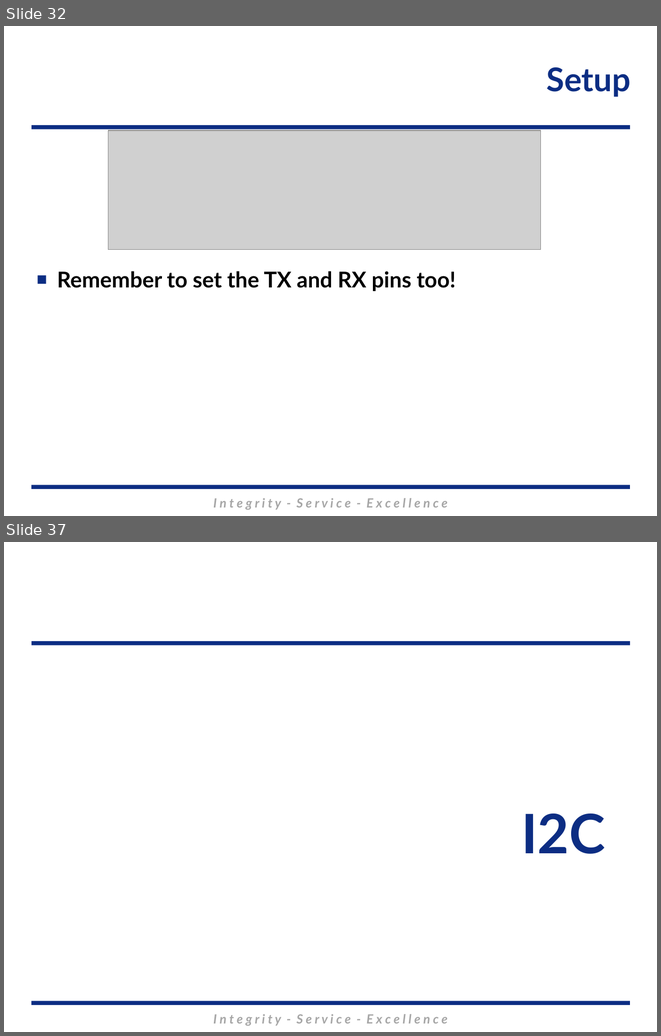
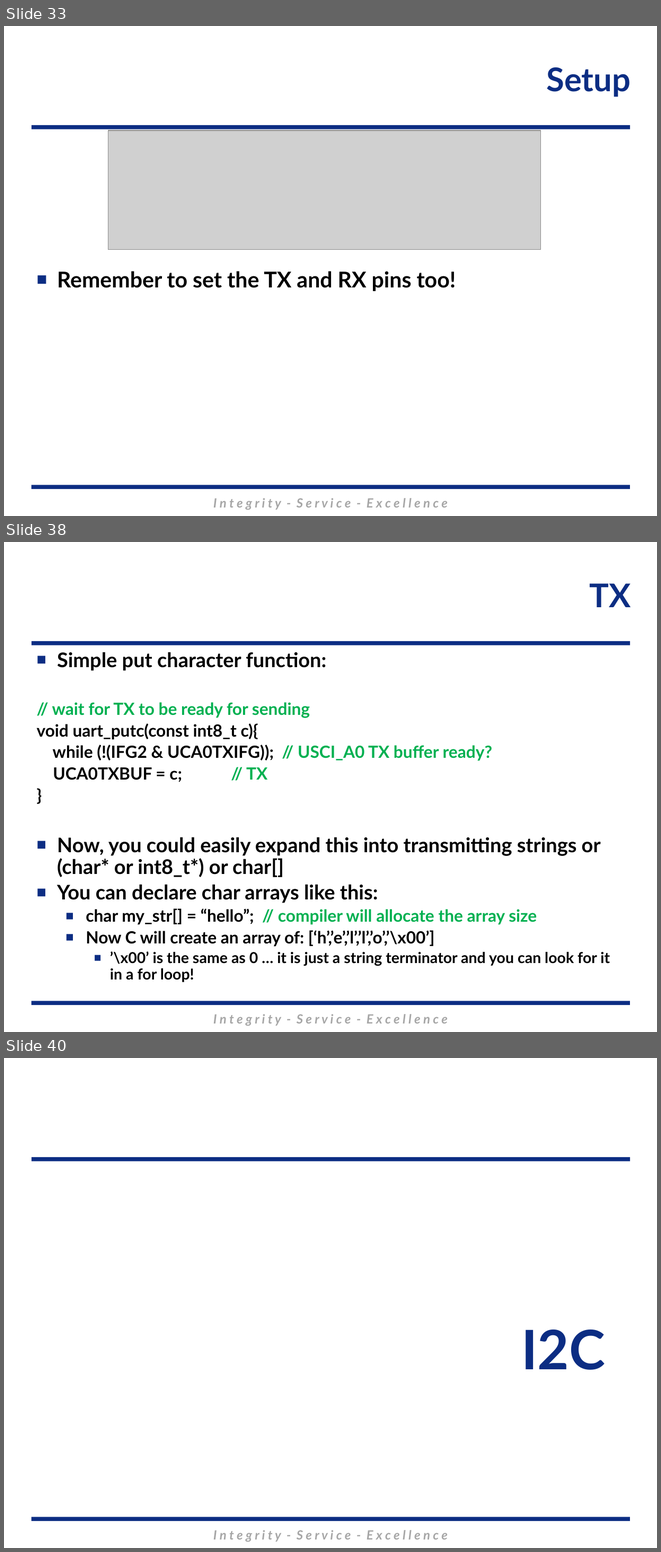
Before and after one commit to MarsUniversity/ECE382, a slide deck: source/lessons/lsn32-33-34/Lsn32-33-34.pptx. Shown one above the other, each under a label of ours: slides 32 and 37 before the commit, slides 33, 38 and 40 after it; the slides between them are not shown. The pictures are 661x1036 and 661x1552 pixels, drawn with LibreOffice and Linux fonts; fonts in the diff are those of the drawing; grey boxes stand for pictures; background and template pictures are left out. Boxes give left, top, right and bottom in pixels: in the first picture for what was removed or moved away, otherwise in the second. Text is boxed around its words. In the diff, an @@ line names an element or a change of style, - is before the commit and + after.

```diff
--- a/source/lessons/lsn32-33-34/Lsn32-33-34.pptx
+++ b/source/lessons/lsn32-33-34/Lsn32-33-34.pptx
@@ slide 38 added at (x1=4, y1=542, x2=657, y2=1032), background #FFFFFF; not listed: 3 template elements that a slide beside it also shows @@
@@ title added at (x1=589, y1=583, x2=630, y2=607), 36 pt, text #0C2D83, bold @@
+TX
@@ subtitle added at (x1=37, y1=652, x2=610, y2=982), 18.5 pt, text #000000, bold @@
+■ Simple put character function:
+// wait for TX to be ready for sending
+void uart_putc(const int8_t c){
+while (!(IFG2 & UCA0TXIFG)); // USCI_A0 TX buffer ready?
+UCA0TXBUF = c; // TX
+}
+■ Now, you could easily expand this into transmitting strings or (char* or int8_t*) or char[]
+■ You can declare char arrays like this:
+  ■ char my_str[] = “hello”; // compiler will allocate the array size
+  ■ Now C will create an array of: [‘h’,’e’,’l’,’l’,’o’,’\x00’]
+    ■ ’\x00’ is the same as 0 … it is just a string terminator and you can look for it in a for loop!
@@ what was slide 32 is now slide 33 @@
@@ what was slide 37 is now slide 40 @@
```
Also in this commit, not shown: 9 slides changed, 8 other slides added, 3 slides removed.
